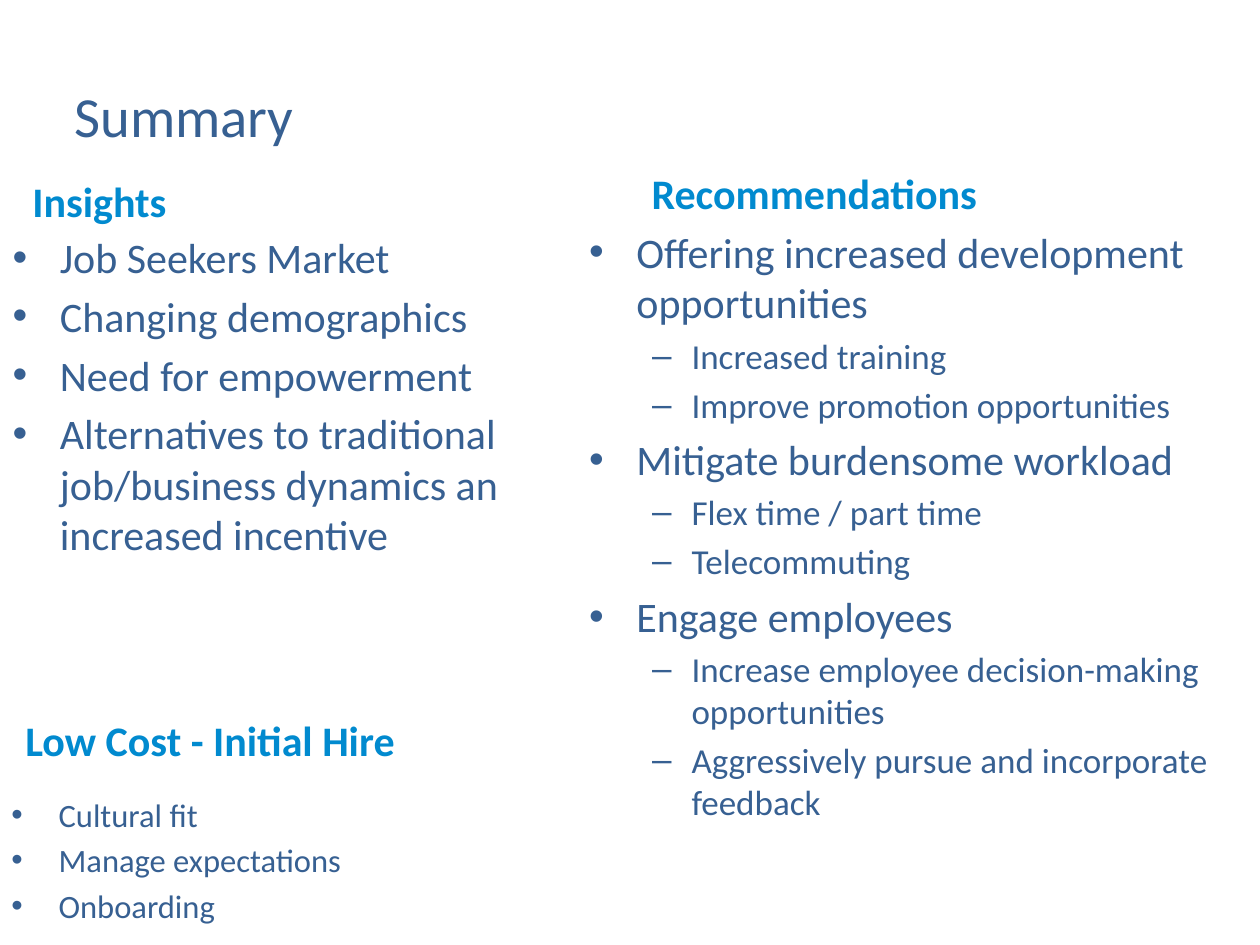
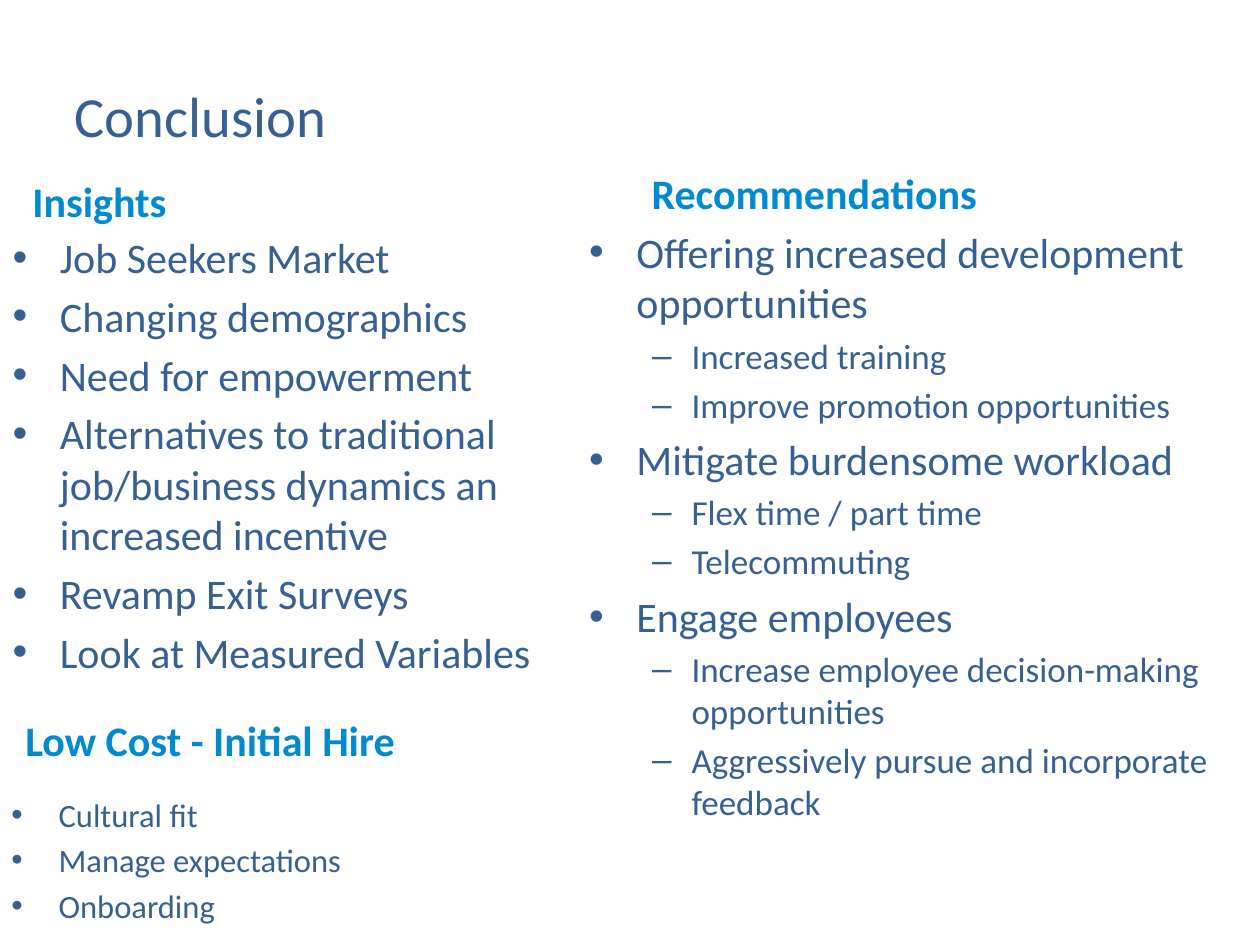
Before and after one commit to anguyen-07/DDS6306_CaseStudy02, a slide deck: slide 21 of DDSAnalytics_CaseStudy2_Updated.pptx. Drawn at 1260x945 pixels with LibreOffice and Linux fonts; fonts in the diff are those of the drawing; background and template pictures are left out. Boxes give left, top, right and bottom in pixels: in the first picture for what was removed or moved away, otherwise in the second. Text is boxed around its words. In the diff, an @@ line names an element or a change of style, - is before the commit and + after.

```diff
--- a/DDSAnalytics_CaseStudy2_Updated.pptx
+++ b/DDSAnalytics_CaseStudy2_Updated.pptx
@@ title at box(74, 97, 325, 138): text changed @@
-Summary
+Conclusion
@@ text at box(60, 580, 530, 669): paragraphs added @@
+• Revamp Exit Surveys
+• Look at Measured Variables
```
Also in this commit, not shown: 5 other slides changed, 3 slides added, 1 slide removed.
